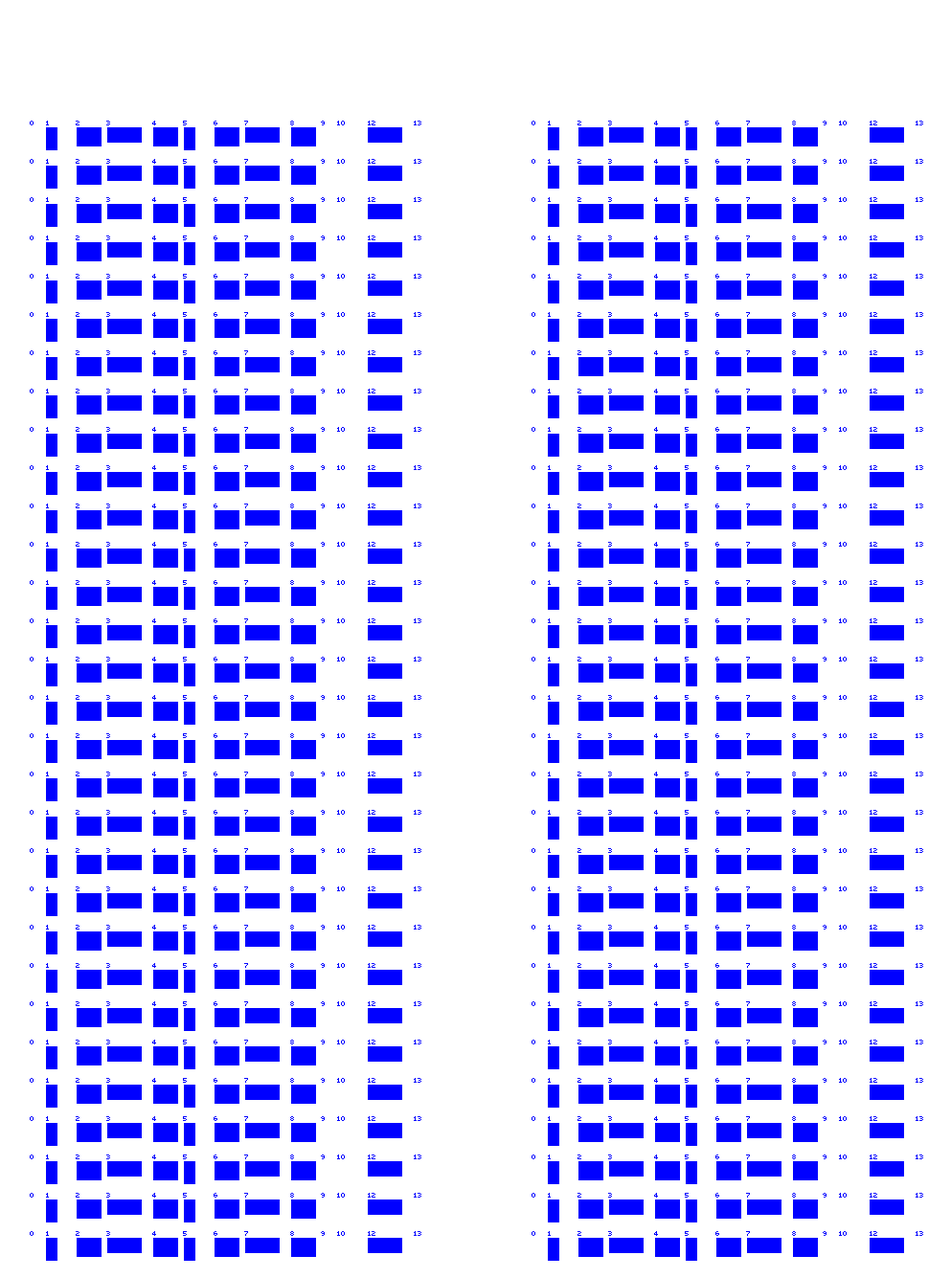
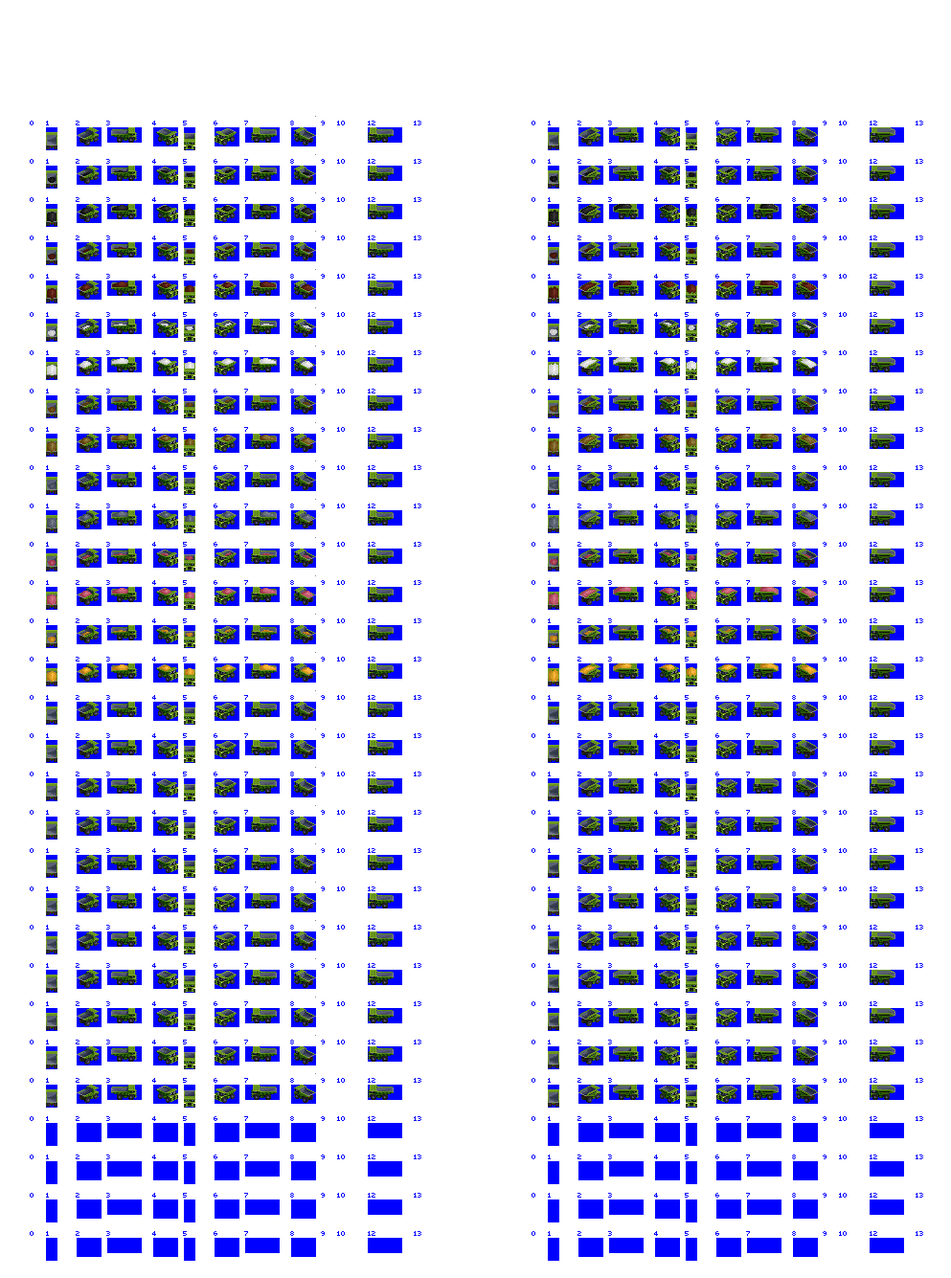
Layered file, before and after one edit (951x1278). Changes by layer:
added layer "Loads" (1st of 2, in "60t") in group "60t" over [46, 169, 314, 682]
added layer "Body 60t" in group "60t" over [45, 115, 394, 1104]
added layer "Mining Truck Chassis" (1st of 2, in "60t") in group "60t" over [45, 129, 388, 1108]
added layer "Loads" (2nd of 2, in "90t") in group "90t" over [548, 168, 816, 682]
added layer "Body 95t" in group "90t" over [547, 127, 896, 1104]
added layer "Mining Truck Chassis" (2nd of 2, in "90t") in group "90t" over [547, 129, 890, 1108]
